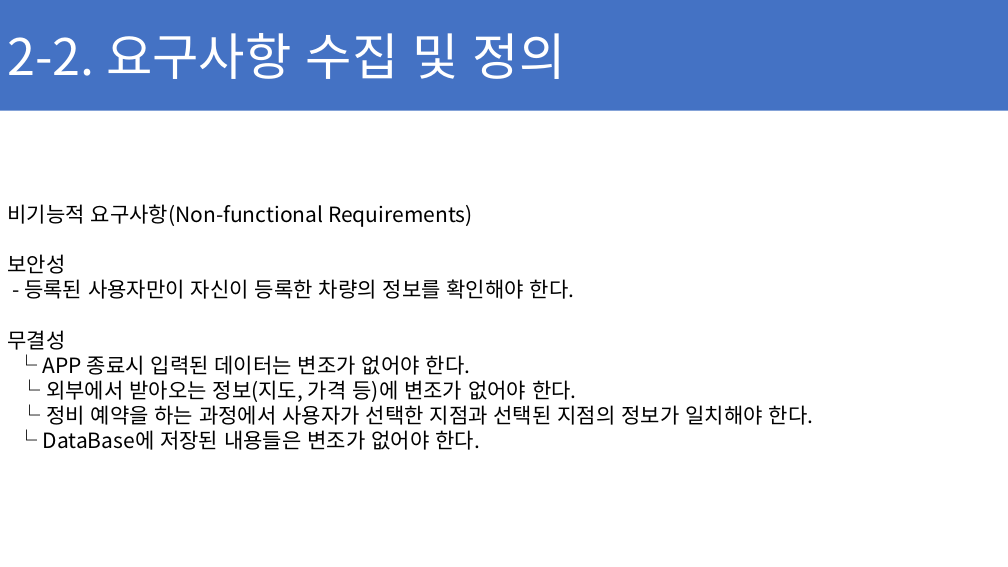
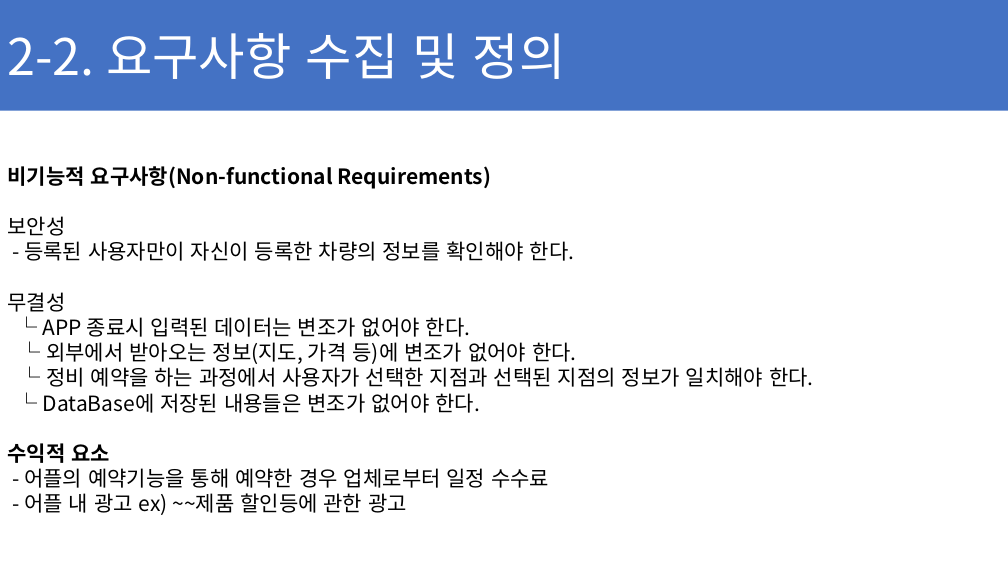
Before and after one commit to ChaeSung-Lee/DJ_InternShip, a slide deck: slide 23 of 2021_Summer/jp.hong/Project_BnC_jph.pptx. Drawn at 1008x567 pixels with LibreOffice and Linux fonts; fonts in the diff are those of the drawing. Boxes give left, top, right and bottom in pixels: in the first picture for what was removed or moved away, otherwise in the second. Text is boxed around its words. In the diff, an @@ line names an element or a change of style, - is before the commit and + after.

Commit message:
add Requirement add Def_function

```diff
--- a/2021_Summer/jp.hong/Project_BnC_jph.pptx
+++ b/2021_Summer/jp.hong/Project_BnC_jph.pptx
@@ text at (7,166,491,189): bold on in "비기능적 요구사항(Non-functional Requirements)" @@
@@ text at (7,443,549,515): paragraphs added @@
+수익적 요소
+- 어플의 예약기능을 통해 예약한 경우 업체로부터 일정 수수료
+- 어플 내 광고 ex) ~~제품 할인등에 관한 광고
```
Also in this commit, not shown: 9 other slides changed, 2 slides added, 1 slide removed.
